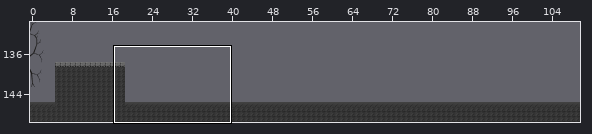
Tiled map -- witchcraft-android/assets/data/world/level1/level2.tmx. The first picture is a wide view before the edit; the outline marks the close-up.
Close-up. Earlier state:
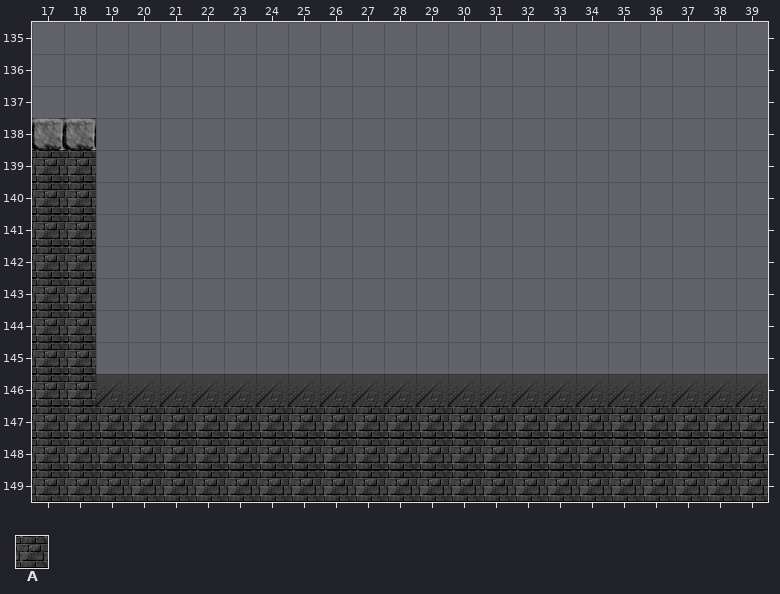
Cells are 32x32 px. Shown: x 17..39, y 135..149. The commit also changed other parts of the map, which this record leaves out.
Key: from "tiles32": A 27.
_ is an empty cell.
Layers that did not change in this view are not listed.
Layer "background" before, first column x 17:
135 _______________________
136 _______________________
137 _______________________
138 _______________________
139 _______________________
140 _______________________
141 _______________________
142 _______________________
143 _______________________
144 _______________________
145 _______________________
146 _______________________
147 __AAAAAAAAAAAAAAAAAAAAA
148 __AAAAAAAAAAAAAAAAAAAAA
149 AAAAAAAAAAAAAAAAAAAAAAA
After:
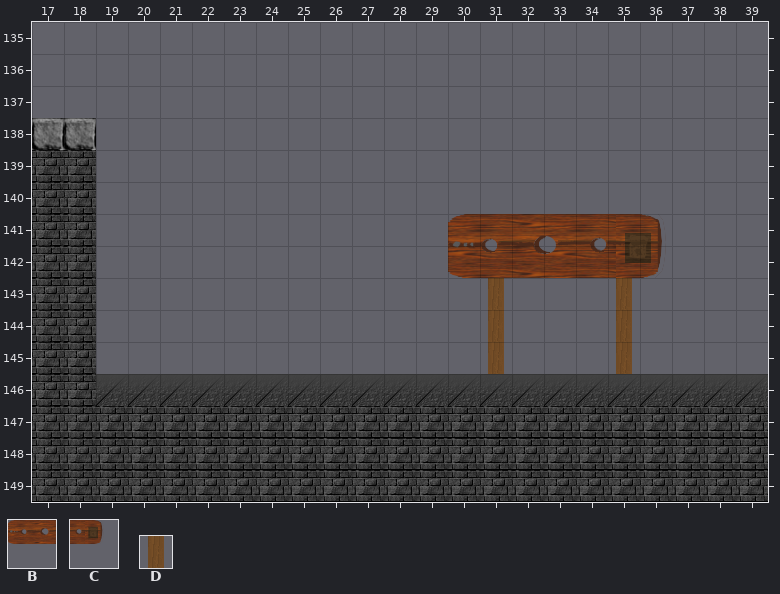
Further tiles: from "tiles128": B 17, C 18; from "tiles32": D 15.
Diff:
Changed rows in their new state; . is an unchanged cell.
Layer "background":
first column x 31:
143 D...D
144 D...D
145 D...D
Layer "back128":
first column x 30:
144 B...C
Pixel boxes of the changes (left, top, right, bottom) in both close-ups:
added: (448, 214, 666, 374)
